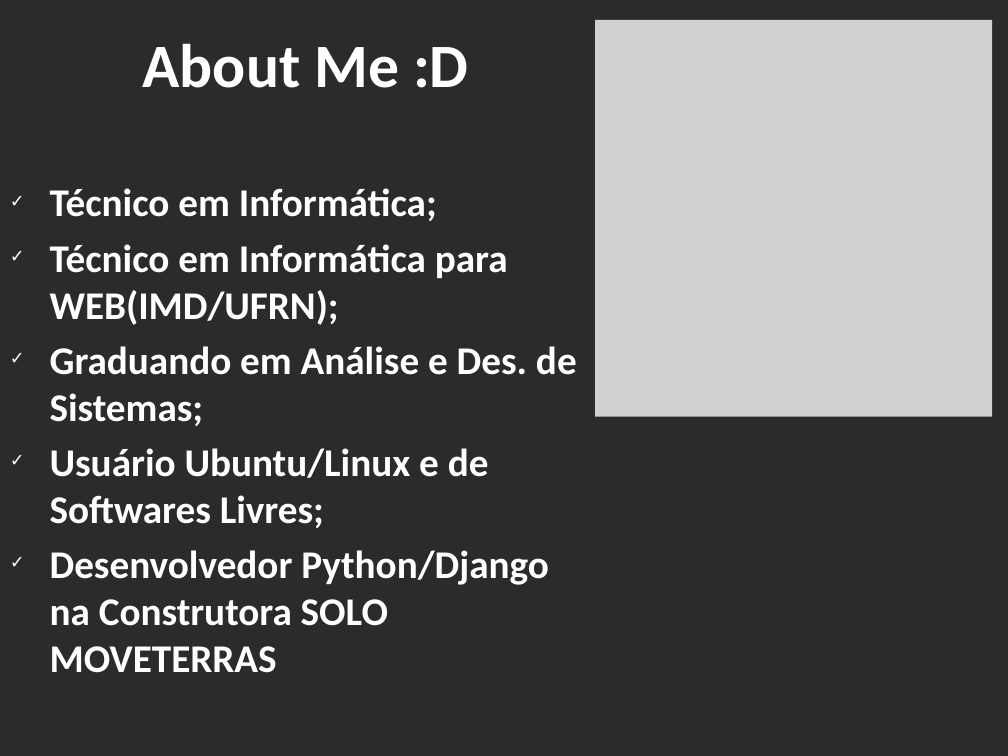
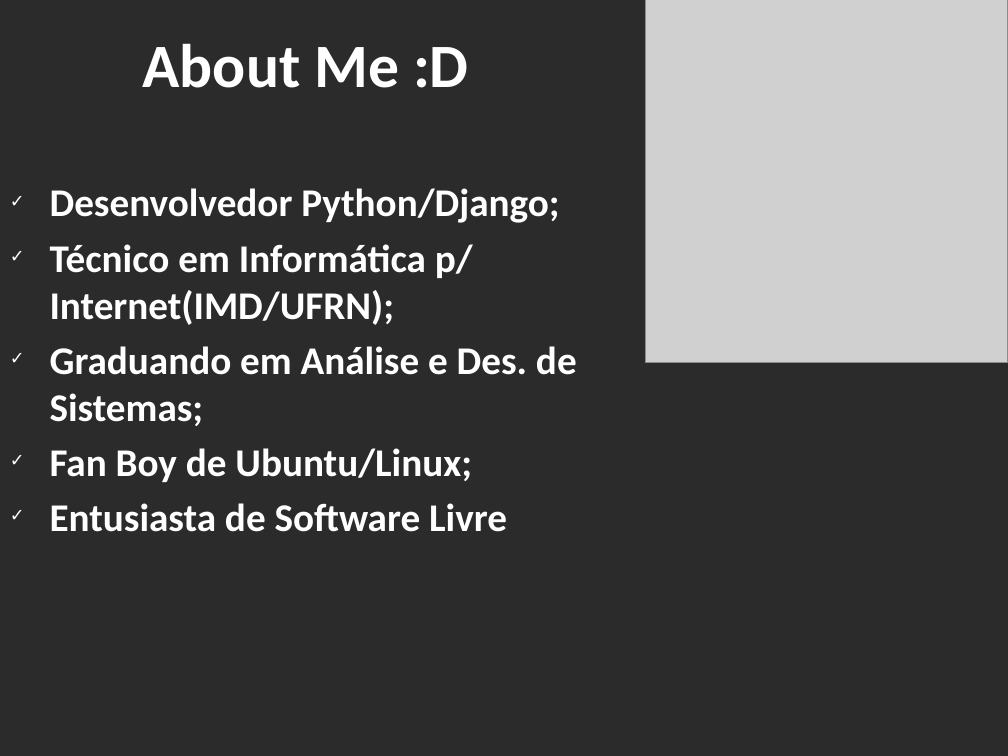
Before and after one commit to Doginnn/expotec2020, a slide deck: slide 2 of palestras/Expotec_2020_Mudando para o SL.odp. Drawn at 1008x756 pixels with LibreOffice and Linux fonts; fonts in the diff are those of the drawing; grey boxes stand for pictures; background and template pictures are left out; a plain dark background stands for a picture behind light text. Boxes give left, top, right and bottom in pixels: in the first picture for what was removed or moved away, otherwise in the second. Text is boxed around its words. In the diff, an @@ line names an element or a change of style, - is before the commit and + after.

Commit message:
[ADD]Modificando palestra Mudando para o SL

```diff
--- a/palestras/Expotec_2020_Mudando para o SL.odp
+++ b/palestras/Expotec_2020_Mudando para o SL.odp
@@ picture: place and size @@
-picture at [596, 20, 993, 417]
+picture at [645, 0, 1008, 363]
@@ text at [50, 188, 559, 325]: text changed @@
-✓ Técnico em Informática;
-✓ Técnico em Informática para WEB(IMD/UFRN);
+✓ Desenvolvedor Python/Django;
+✓ Técnico em Informática p/ Internet(IMD/UFRN);
@@ text at [50, 448, 507, 532]: text changed @@
-✓ Usuário Ubuntu/Linux e de Softwares Livres;
-✓ Desenvolvedor Python/Django na Construtora SOLO MOVETERRAS
+✓ Fan Boy de Ubuntu/Linux;
+✓ Entusiasta de Software Livre
```
Also in this commit, not shown: 5 other slides changed.
